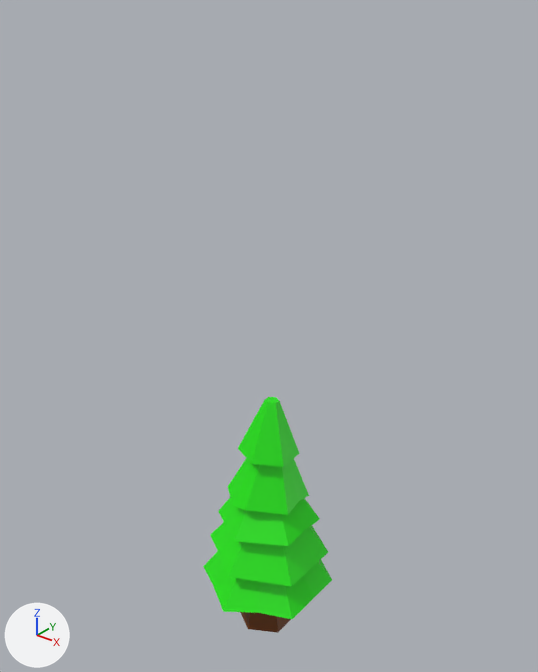
A saved change to the FBX model Assets/3D models/spruce.fbx.
Before and after are seen from a 50 mm lens placed at (5.65, -6.96, 9.1), pointed at (-0.07, 0.19, 4.67). Arrows for +X, +Y and +Z are at lower left; the lights stay in place. Where no turn or scale is listed for an object, it has been applied to the vertices. Vertices at the same position are counted once.
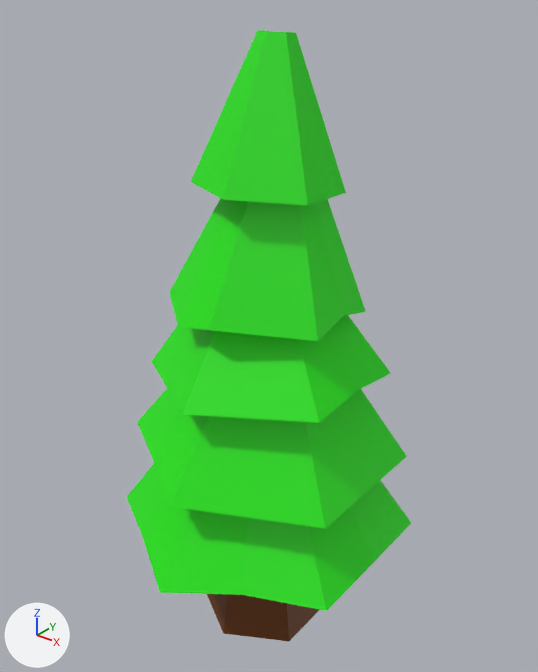
What changed in the scene script:
```text
Change me_cylinder:
    where me_cylinder.from_pydata(...)  # 176 vertices, 141 faces; spans x -82.0..97.0, y -96.0..301.0, z -100.0..105.0
    used by ob_cylinder; location = (0.0, 0.0, 0.81); rotation_euler = (1.571, 0.0, 0.0), in degrees (90, 0, 0); scale = (0.01, 0.01, 0.01)
    me_cylinder part 1: a new loose piece, a 6-sided cut cone along z (radius 6463.0 at the low end, 10000.0 at the high end) spanning x -8660.0..8660.0, y -10000.0..10000.0, z -10000.0..10000.0, in mat_material_003 (brown #6b3500)
    me_cylinder part 2: the loose piece of 48 vertices spanning x -82.0..97.0, y -16.0..81.0, z -100.0..105.0 is deleted
    me_cylinder part 3: the loose piece of 36 vertices spanning x -44.0..66.0, y 144.0..237.0, z -52.0..64.0 is deleted
    me_cylinder part 4: the loose piece of 28 vertices spanning x -57.0..77.0, y 98.0..175.0, z -74.0..80.0 is deleted
    me_cylinder part 5: the loose piece of 28 vertices spanning x -71.0..89.0, y 43.0..133.0, z -89.0..94.0 is deleted
    me_cylinder part 6: the loose piece of 24 vertices spanning x -29.0..52.0, y 216.0..301.0, z -38.0..48.0 is deleted
    me_cylinder part 7: the loose piece of 12 vertices spanning x -35.0..46.0, y -96.0..-1.0, z -45.0..49.0 is deleted
    remove me_cylinder.materials.append(mat_material_004)  # green #1ce700
Add me_cylinder_002:
    me_cylinder_002.from_pydata(...)  # 164 vertices, 133 faces; spans x -1.98..1.81, y -2.17..2.16, z -2.22..4.48
    me_cylinder_002.materials.append(mat_material_004)  # green #1ce700
Change ob_cylinder:
    ob_cylinder.location: (0.0, 0.0, 0.81) -> (0.0, 0.0, 1.15)
    ob_cylinder.rotation_euler: (1.571, 0.0, 0.0) -> (3.142, 0.0, 0.0)  # degrees (90, 0, 0) -> degrees (180, 0, 0)
    ob_cylinder.scale: (0.01, 0.01, 0.01) -> (0.0001, 0.0001, 0.0001)
Add ob_cylinder_002:
    ob_cylinder_002 = bpy.data.objects.new('Cylinder.002', me_cylinder_002)
    ob_cylinder_002.location = (0.12, -0.01, 4.06)
```

What differs and where, as boxes [x1, y1, x2, y2] in the pictures (538 x 672 px):
'Cylinder.002', added (green): after [127, 30, 411, 611]
'Cylinder', reshaped, moved, turned, rescaled: before [203, 397, 332, 633]; after [207, 594, 319, 641]
part 1 of me_cylinder, added (brown): after [207, 594, 319, 641]
part 2 of me_cylinder, deleted (green): before [203, 551, 332, 619]
part 3 of me_cylinder, deleted (green): before [228, 458, 309, 515]
part 4 of me_cylinder, deleted (green): before [218, 498, 320, 546]
part 5 of me_cylinder, deleted (green): before [210, 522, 328, 586]
part 6 of me_cylinder, deleted (green): before [238, 397, 300, 467]
part 7 of me_cylinder, deleted (brown): before [240, 612, 291, 633]
